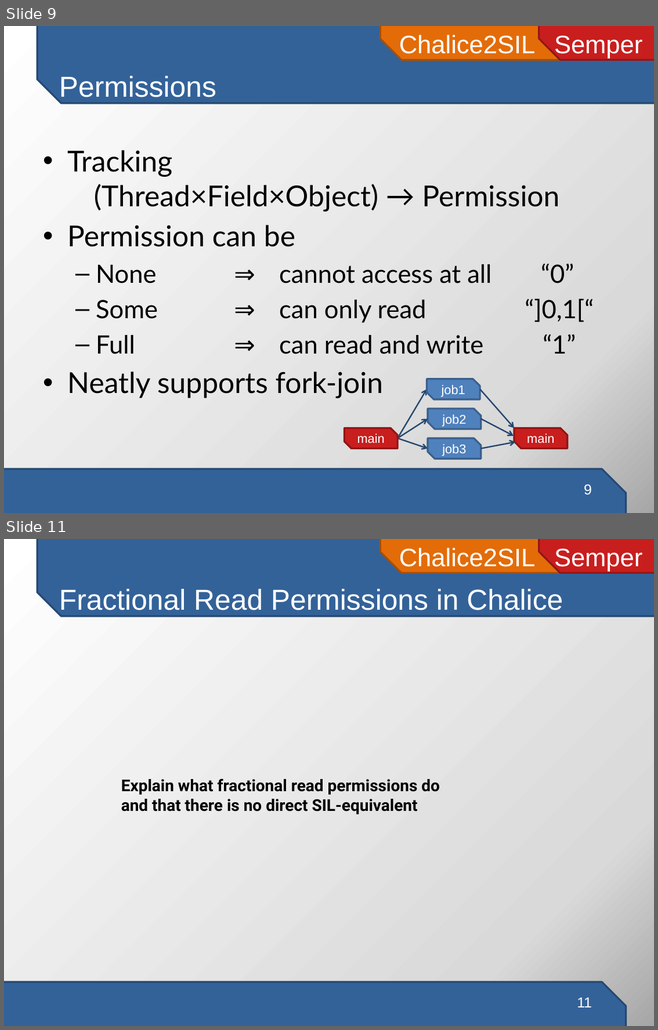
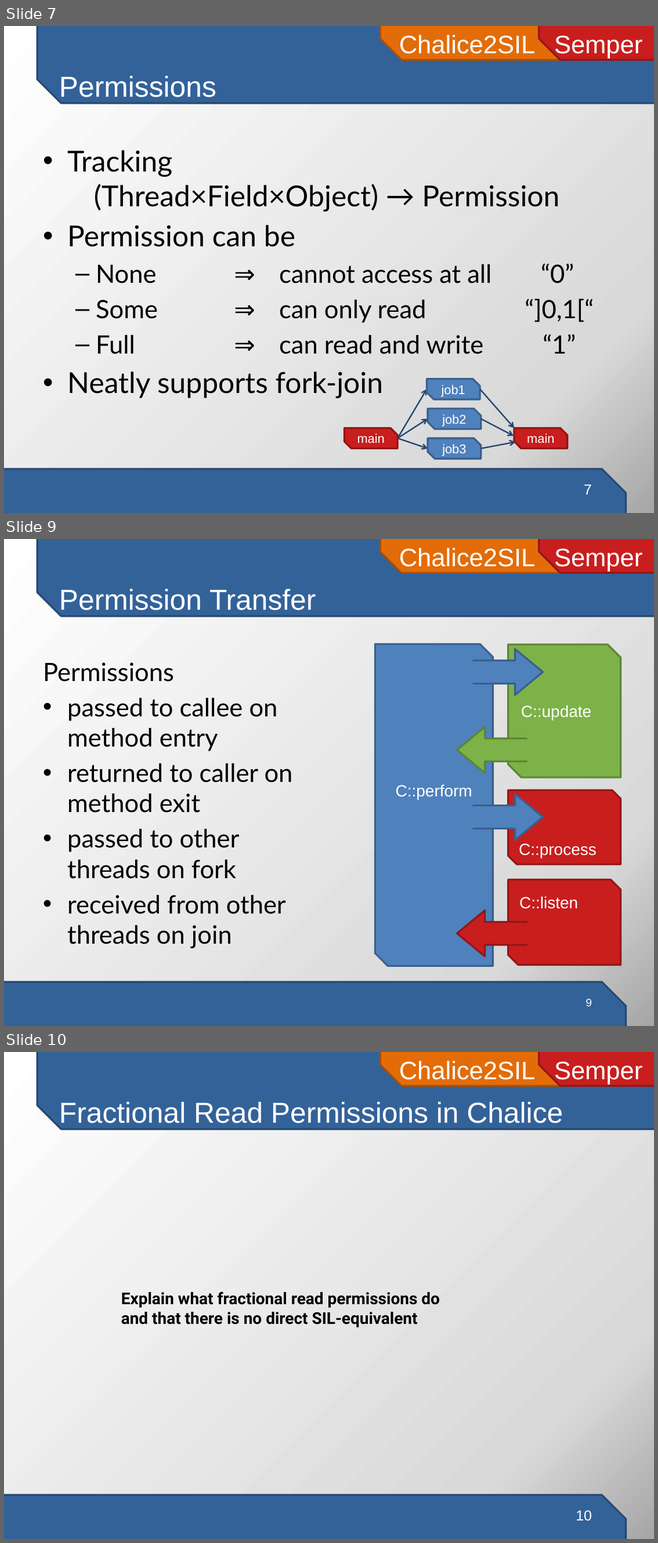
Before and after one commit to viperproject/chalice2silver, a slide deck: chalice2sil/doc/presentation/chalice2sil-presentation.pptx. Shown one above the other, each under a label of ours: slides 9 and 11 before the commit, slides 7, 9 and 10 after it; the slides between them are not shown. The pictures are 658x1030 and 658x1543 pixels, drawn with LibreOffice and Linux fonts; fonts in the diff are those of the drawing. Boxes give left, top, right and bottom in pixels: in the first picture for what was removed or moved away, otherwise in the second. Text is boxed around its words. In the diff, an @@ line names an element or a change of style, - is before the commit and + after.

```diff
--- a/chalice2sil/doc/presentation/chalice2sil-presentation.pptx
+++ b/chalice2sil/doc/presentation/chalice2sil-presentation.pptx
@@ slide 9 added at <box>4,539,654,1026</box>, background gradient #FFFFFF to #D9D9D9 to #A6A6A6; not listed: 4 template elements that a slide beside it also shows @@
@@ title added at <box>59,589,315,616</box>, 32 pt, text #FFFFFF @@
+Permission Transfer
@@ snip diag rect added at <box>375,644,492,966</box>, fill #4F81BD, outline #3A5F8C 2 pt, 18 pt, text #FFFFFF @@
+C::perform
@@ text added at <box>43,663,293,948</box>, 28 pt, text #000000 @@
+Permissions
+• passed to callee on method entry
+• returned to caller on method exit
+• passed to other threads on fork
+• received from other threads on join
@@ group added at <box>457,644,621,777</box>: 2 right arrows, 2 rectangles, 1 snip diag rect @@
+C::update
@@ right arrow added at <box>473,794,542,841</box>, fill #4F81BD, outline #3A5F8C 2 pt @@
@@ snip diag rect added at <box>508,790,621,864</box>, fill #C81E1E, outline #941616 2 pt, 18 pt, text #FFFFFF @@
+C::process
@@ rectangle added at <box>467,806,491,828</box>, fill #4F81BD @@
@@ snip diag rect added at <box>508,880,621,965</box>, fill #C81E1E, outline #941616 2 pt, 18 pt, text #FFFFFF @@
+C::listen
@@ right arrow added at <box>457,911,526,957</box>, fill #C81E1E, outline #941616 2 pt @@
@@ rectangle added at <box>508,923,532,944</box>, fill #C81E1E @@
@@ page number added at <box>586,999,592,1006</box>, 12 pt, text #FFFFFF @@
+9
@@ what was slide 9 is now slide 7 @@
@@ page number at <box>583,485,592,495</box>: text changed @@
-9
+7
@@ what was slide 11 is now slide 10 @@
@@ page number at <box>575,1510,592,1521</box>: text changed @@
-11
+10
```
Also in this commit, not shown: 3 slides changed, 1 other slide added.
